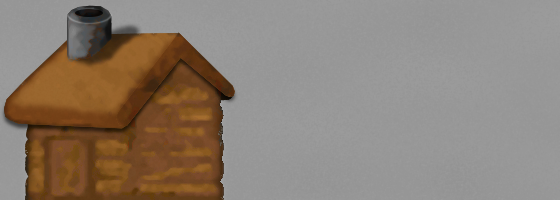
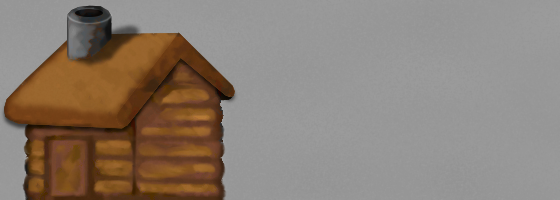
Revision of a layered 560px x 200px image; what changed, layer by layer:
hid "base-Kopie#1" over [left=25, top=59, right=224, bottom=200]
added layer "stuffhelper#1" (20%) above "stuffhelper" over [left=131, top=122, right=137, bottom=196]
added layer "stuffhelper" (66%) above "stuff" over [left=24, top=65, right=223, bottom=187]
added layer "stuff" above "despeckled_3_base" over [left=22, top=59, right=227, bottom=200]
hid "despeckled_3_base" over [left=25, top=59, right=224, bottom=200]
